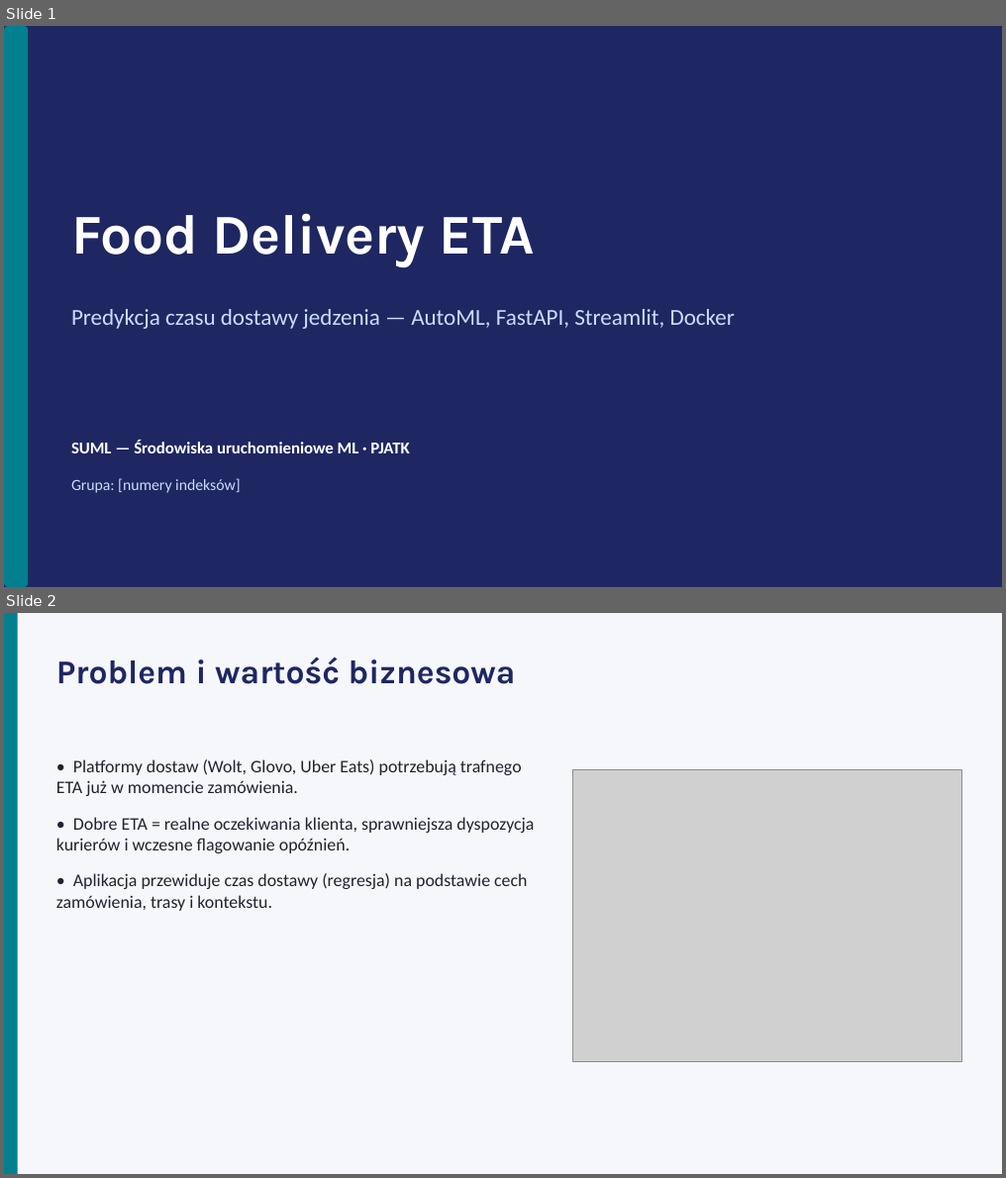
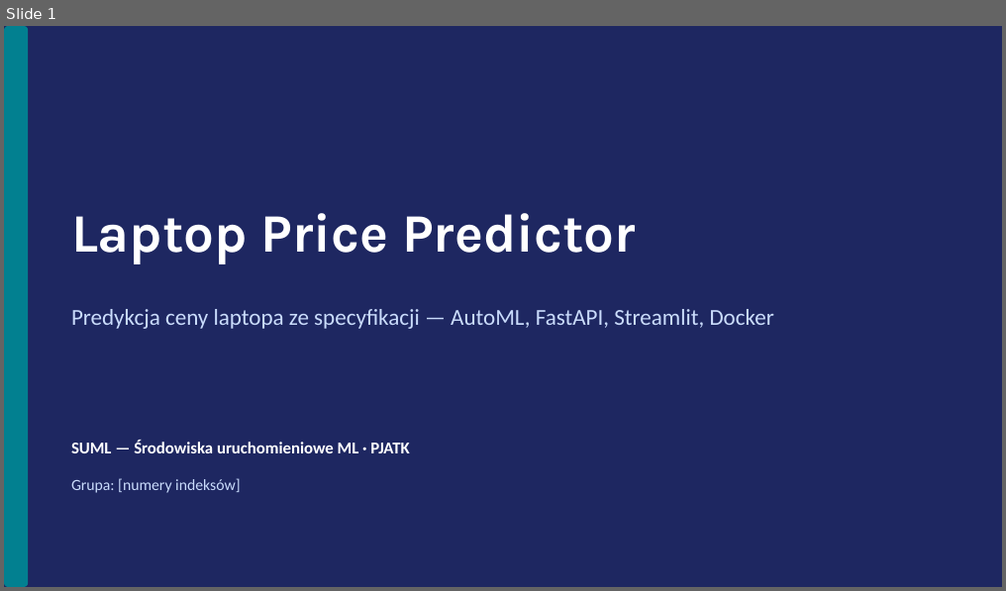
Before and after one commit to nimzoi/SUML-project, a slide deck: slides.pptx. Shown one above the other, each under a label of ours: slides 1 and 2 before the commit, slide 1 after it. The pictures are 1006x1178 and 1006x591 pixels, drawn with LibreOffice and Linux fonts; fonts in the diff are those of the drawing; grey boxes stand for pictures. Boxes give left, top, right and bottom in pixels: in the first picture for what was removed or moved away, otherwise in the second. Text is boxed around its words. In the diff, an @@ line names an element or a change of style, - is before the commit and + after.

Commit message:
pivot docs + slides to laptop topic

```diff
--- a/slides.pptx
+++ b/slides.pptx
@@ slide 2 removed at [4,613,1002,1174], background #F5F7FB @@
@@ rectangle removed at [4,613,18,1174] @@
@@ text removed at [56,657,516,684] @@
-Problem i wartość biznesowa
@@ text removed at [56,760,534,911] @@
-• Platformy dostaw (Wolt, Glovo, Uber Eats) potrzebują trafnego ETA już w momencie zamówienia.
-• Dobre ETA = realne oczekiwania klienta, sprawniejsza dyspozycja kurierów i wczesne flagowanie opóźnień.
-• Aplikacja przewiduje czas dostawy (regresja) na podstawie cech zamówienia, trasy i kontekstu.
@@ picture removed at [573,770,962,1062] @@
@@ slide 1 changed as well @@
@@ text at [71,213,636,265]: text changed; size 54 to 52 pt @@
-Food Delivery ETA
+Laptop Price Predictor
@@ text at [71,309,774,329]: text changed @@
-Predykcja czasu dostawy jedzenia — AutoML, FastAPI, Streamlit, Docker
+Predykcja ceny laptopa ze specyfikacji — AutoML, FastAPI, Streamlit, Docker
```
Also in this commit, not shown: 7 other slides changed, 2 slides added, 1 other slide removed, 8 other files.
